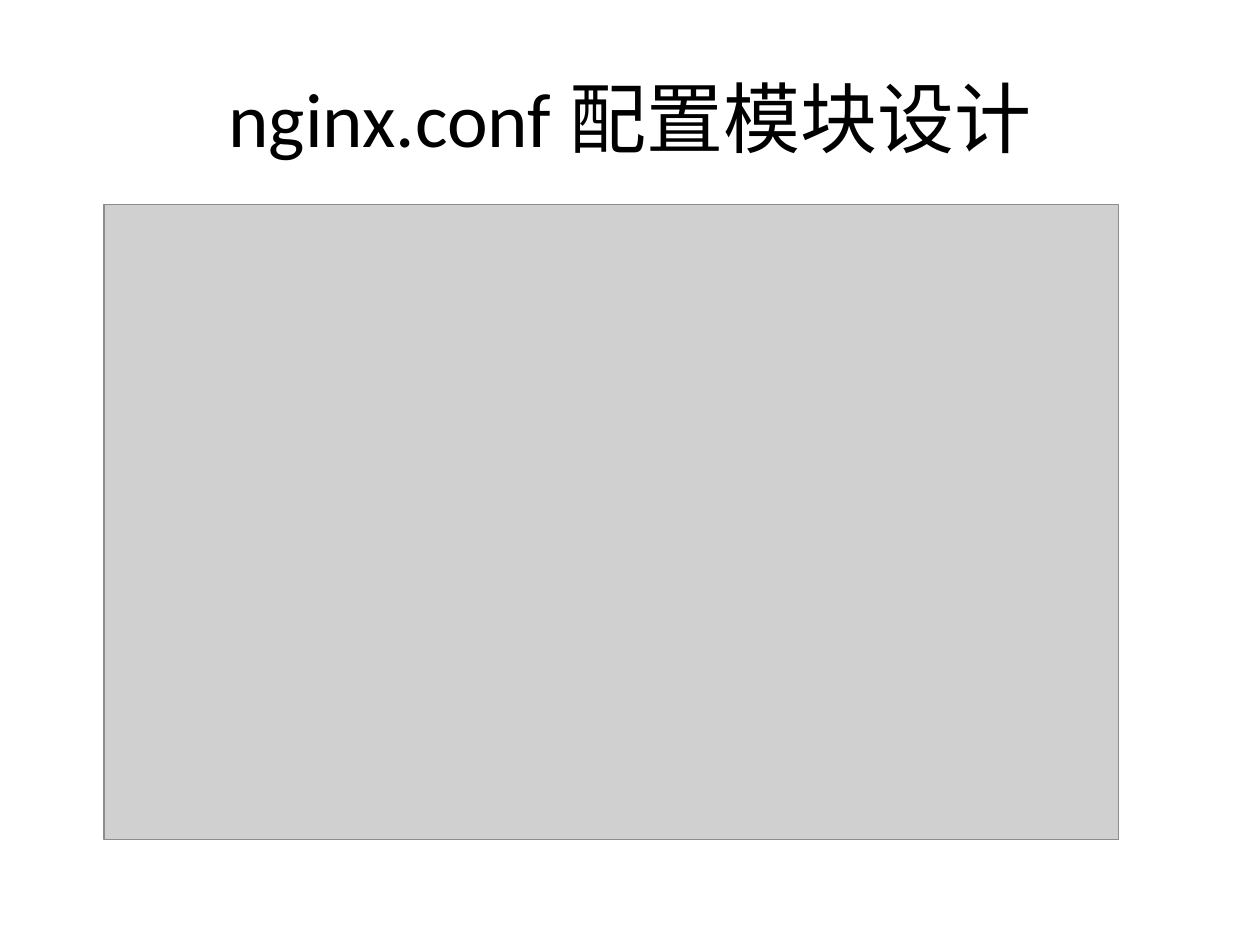
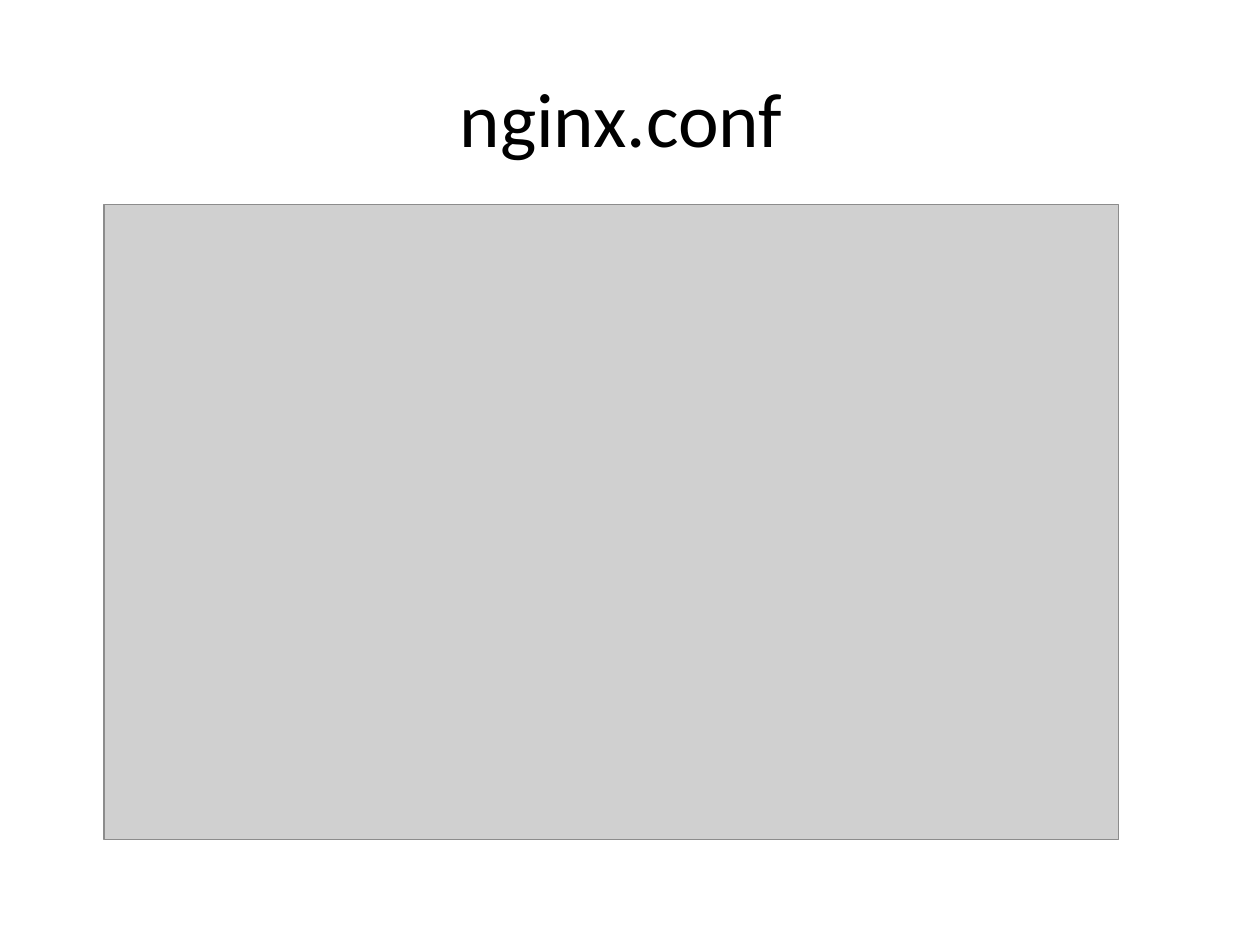
Before and after one commit to bhsei/16TeamC, a slide deck: slide 3 of 2.项目PPT/进度2-余锋伟.pptx (slide 1 before the commit). Drawn at 1260x945 pixels with LibreOffice and Linux fonts; fonts in the diff are those of the drawing; grey boxes stand for pictures. Boxes give left, top, right and bottom in pixels: in the first picture for what was removed or moved away, otherwise in the second. Text is boxed around its words. In the diff, an @@ line names an element or a change of style, - is before the commit and + after.

```diff
--- a/2.项目PPT/进度2-余锋伟.pptx
+++ b/2.项目PPT/进度2-余锋伟.pptx
@@ title at (x1=460, y1=94, x2=783, y2=161): text changed @@
-nginx.conf 配置模块设计
+nginx.conf
```
Also in this commit, not shown: 1 other slide changed, 2 slides added, 1 other file.
